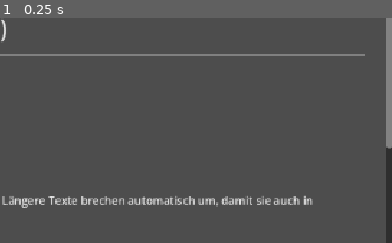
Above: before the commit, frame 1.
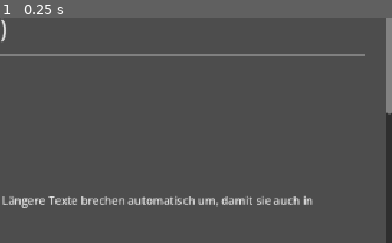
Above: after the commit, the same moment.

Repository: As94tt/WoM
Game: Godot game, scene res://scenes/ui/style_preview.tscn
The game is run twice, just before and just after one commit, with the same random seed, the same clock (stepped at 60 frames per second) and the same inputs. This scene is started directly instead of the project's main scene.
Inputs:
- Up to frame 1 (0.25 s): no input
The pictures show only the part of the screen within x 50-100%, y 7-57%; the shares and areas given below are measured in that part.

The runs differ from the first frame. In frame 1, 0.2% of the frame differs, in the area x 98-100%, y 41-59%.

Commit message:
UI-Styleguide und Stil-Vorschau um Auswahlbutton und Namensfeld mit Meldung ergänzt (#8)
Co-Authored-By: Claude Opus 5.5 <noreply@anthropic.com>

Diff:
--- a/game/scenes/ui/style_preview.tscn
+++ b/game/scenes/ui/style_preview.tscn
@@ -360,3 +360,155 @@
 layout_mode = 2
 focus_mode = 0
 text = "Bestätigen"
+
+[node name="SectionCharacterCreation" type="HSeparator" parent="ScrollContainer/MarginContainer/Content"]
+layout_mode = 2
+
+[node name="CharacterCreationTitle" type="Label" parent="ScrollContainer/MarginContainer/Content"]
+layout_mode = 2
+theme_type_variation = &"WindowTitle"
+text = "Charaktererstellung (Ticket #8)"
+
+[node name="CharacterCreationGrid" type="GridContainer" parent="ScrollContainer/MarginContainer/Content"]
+layout_mode = 2
+columns = 2
+
+[node name="ChoiceNormalLabel" type="Label" parent="ScrollContainer/MarginContainer/Content/CharacterCreationGrid"]
+custom_minimum_size = Vector2(240, 0)
+layout_mode = 2
+theme_type_variation = &"SmallLabel"
+text = "ChoiceButton: normal"
+vertical_alignment = 1
+
+[node name="ChoiceNormal" type="Button" parent="ScrollContainer/MarginContainer/Content/CharacterCreationGrid"]
+custom_minimum_size = Vector2(160, 0)
+layout_mode = 2
+size_flags_horizontal = 0
+focus_mode = 0
+theme_type_variation = &"ChoiceButton"
+toggle_mode = true
+text = "Zwerg"
+
+[node name="ChoiceHoverLabel" type="Label" parent="ScrollContainer/MarginContainer/Content/CharacterCreationGrid"]
+layout_mode = 2
+theme_type_variation = &"SmallLabel"
+text = "ChoiceButton: Hover (dauerhaft)"
+vertical_alignment = 1
+
+[node name="ChoiceHover" type="Button" parent="ScrollContainer/MarginContainer/Content/CharacterCreationGrid"]
+unique_name_in_owner = true
+custom_minimum_size = Vector2(160, 0)
+layout_mode = 2
+size_flags_horizontal = 0
+focus_mode = 0
+theme_type_variation = &"ChoiceButton"
+toggle_mode = true
+text = "Ork"
+
+[node name="ChoiceSelectedLabel" type="Label" parent="ScrollContainer/MarginContainer/Content/CharacterCreationGrid"]
+layout_mode = 2
+theme_type_variation = &"SmallLabel"
+text = "ChoiceButton: ausgewählt"
+vertical_alignment = 1
+
+[node name="ChoiceSelected" type="Button" parent="ScrollContainer/MarginContainer/Content/CharacterCreationGrid"]
+custom_minimum_size = Vector2(160, 0)
+layout_mode = 2
+size_flags_horizontal = 0
+focus_mode = 0
+theme_type_variation = &"ChoiceButton"
+toggle_mode = true
+button_pressed = true
+text = "Mensch"
+
+[node name="ChoiceDisabledLabel" type="Label" parent="ScrollContainer/MarginContainer/Content/CharacterCreationGrid"]
+layout_mode = 2
+theme_type_variation = &"SmallLabel"
+text = "ChoiceButton: deaktiviert"
+vertical_alignment = 1
+
+[node name="ChoiceDisabled" type="Button" parent="ScrollContainer/MarginContainer/Content/CharacterCreationGrid"]
+custom_minimum_size = Vector2(160, 0)
+layout_mode = 2
+size_flags_horizontal = 0
+focus_mode = 0
+theme_type_variation = &"ChoiceButton"
+disabled = true
+toggle_mode = true
+text = "Troll"
+
+[node name="ChoiceFocusLabel" type="Label" parent="ScrollContainer/MarginContainer/Content/CharacterCreationGrid"]
+layout_mode = 2
+theme_type_variation = &"SmallLabel"
+text = "ChoiceButton: Fokus"
+vertical_alignment = 1
+
+[node name="ChoiceFocusNote" type="Label" parent="ScrollContainer/MarginContainer/Content/CharacterCreationGrid"]
+layout_mode = 2
+theme_type_variation = &"SmallLabel"
+text = "Fokusrahmen wie bei den Buttons (siehe oben)."
+
+[node name="NameHintLabel" type="Label" parent="ScrollContainer/MarginContainer/Content/CharacterCreationGrid"]
+layout_mode = 2
+theme_type_variation = &"SmallLabel"
+text = "Namensfeld: leer, mit Hinweis (HintText)"
+vertical_alignment = 1
+
+[node name="NameHint" type="VBoxContainer" parent="ScrollContainer/MarginContainer/Content/CharacterCreationGrid"]
+layout_mode = 2
+
+[node name="NameHintInput" type="LineEdit" parent="ScrollContainer/MarginContainer/Content/CharacterCreationGrid/NameHint"]
+custom_minimum_size = Vector2(320, 0)
+layout_mode = 2
+size_flags_horizontal = 0
+focus_mode = 0
+placeholder_text = "Name des Charakters"
+
+[node name="NameHintText" type="Label" parent="ScrollContainer/MarginContainer/Content/CharacterCreationGrid/NameHint"]
+layout_mode = 2
+theme_type_variation = &"HintText"
+text = "2 bis 12 Buchstaben von A bis Z, ein Wort."
+
+[node name="NameValidLabel" type="Label" parent="ScrollContainer/MarginContainer/Content/CharacterCreationGrid"]
+layout_mode = 2
+theme_type_variation = &"SmallLabel"
+text = "Namensfeld: gültig"
+vertical_alignment = 1
+
+[node name="NameValid" type="VBoxContainer" parent="ScrollContainer/MarginContainer/Content/CharacterCreationGrid"]
+layout_mode = 2
+
+[node name="NameValidInput" type="LineEdit" parent="ScrollContainer/MarginContainer/Content/CharacterCreationGrid/NameValid"]
+custom_minimum_size = Vector2(320, 0)
+layout_mode = 2
+size_flags_horizontal = 0
+focus_mode = 0
+text = "Thorin"
+
+[node name="NameValidText" type="Label" parent="ScrollContainer/MarginContainer/Content/CharacterCreationGrid/NameValid"]
+layout_mode = 2
+theme_type_variation = &"HintText"
+text = "2 bis 12 Buchstaben von A bis Z, ein Wort."
+
+[node name="NameErrorLabel" type="Label" parent="ScrollContainer/MarginContainer/Content/CharacterCreationGrid"]
+layout_mode = 2
+theme_type_variation = &"SmallLabel"
+text = "Namensfeld: Fehler (ErrorText)"
+vertical_alignment = 1
+
+[node name="NameError" type="VBoxContainer" parent="ScrollContainer/MarginContainer/Content/CharacterCreationGrid"]
+layout_mode = 2
+
+[node name="NameErrorInput" type="LineEdit" parent="ScrollContainer/MarginContainer/Content/CharacterCreationGrid/NameError"]
+custom_minimum_size = Vector2(320, 0)
+layout_mode = 2
+size_flags_horizontal = 0
+focus_mode = 0
+text = "Jörg"
+
+[node name="NameErrorText" type="Label" parent="ScrollContainer/MarginContainer/Content/CharacterCreationGrid/NameError"]
+custom_minimum_size = Vector2(480, 0)
+layout_mode = 2
+theme_type_variation = &"ErrorText"
+text = "Nur Buchstaben von A bis Z erlaubt, keine Leerzeichen, Zahlen, Umlaute oder Sonderzeichen."
+autowrap_mode = 3
--- a/game/scripts/ui/style_preview.gd
+++ b/game/scripts/ui/style_preview.gd
@@ -1,5 +1,5 @@
 extends Control
-## Vorschauszene für das zentrale UI-Theme (Ticket #10, erweitert in #6).
+## Vorschauszene für das zentrale UI-Theme (Ticket #10, erweitert in #6 und #8).
 ## Zeigt alle Button-Zustände gleichzeitig. Hover lässt sich nicht statisch
 ## erzwingen, deshalb bekommen die Hover-Beispiele die Hover-Werte aus dem
 ## Theme als Normalzustand. Es werden keine eigenen Farben gesetzt, nur Werte
@@ -26,4 +26,9 @@
 		entry.setup(sample)
 	%EntryHover.add_theme_stylebox_override("normal", %EntryHover.get_theme_stylebox("hover"))
 
+	# Auswahlbutton der Charaktererstellung (#8), Hover dauerhaft dargestellt.
+	var choice_hover: Button = %ChoiceHover
+	choice_hover.add_theme_stylebox_override("normal", choice_hover.get_theme_stylebox("hover"))
+	choice_hover.add_theme_color_override("font_color", choice_hover.get_theme_color("font_hover_color"))
+
 	%FocusButton.grab_focus()
Not shown, changed: docs/UI-STYLEGUIDE.md
